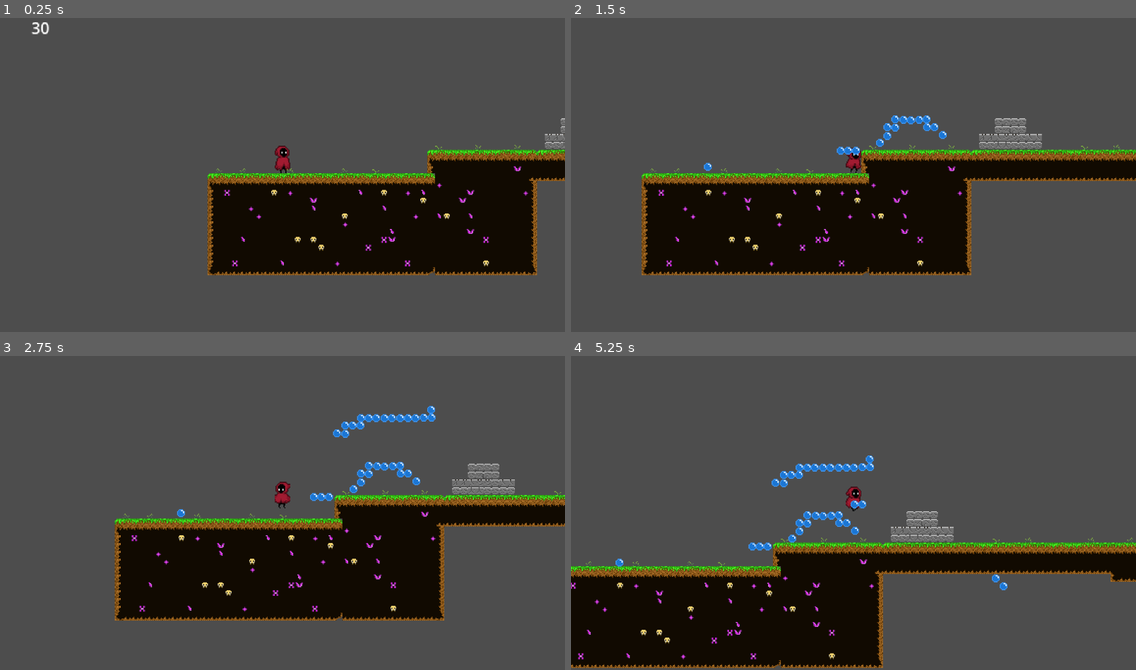
Above: before the commit, frames 1-4 (two rows, left to right).
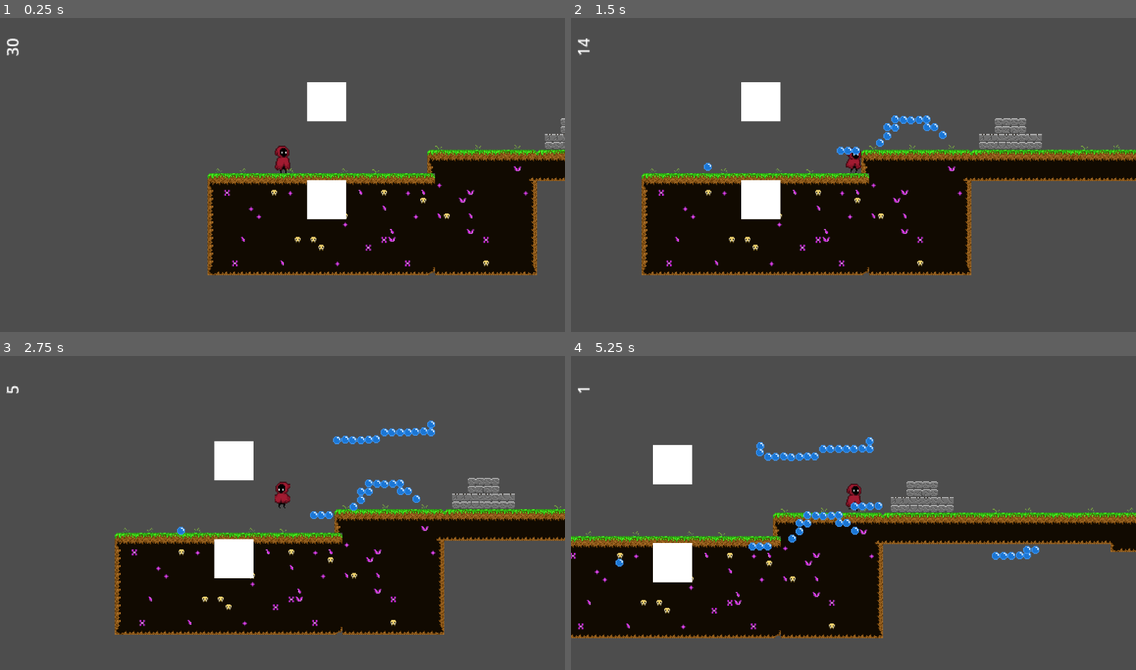
Above: after the commit, the same moments.

Repository: mehanix/bubblemancer
Game: Godot game, scene res://Scenes/Joc1.tscn
Two runs of this game, one before a commit and one after it. Both use one fixed random seed, a clock stepped at 60 frames per second and the inputs below.
Inputs (mouse positions are in pixels of both pictures, inside the frame that each line leads up to):
- Up to frame 1 (0.25 s): no input
- Up to frame 2 (1.5 s): move the mouse to (977, 156) at 0.52 s; press the mouse at (977, 156) at 0.53 s; hold D (MoveRight) from 0.53 s (still down); tap Space (Jump) at 0.77 s; move the mouse to (740, 187) at 1.27 s; release the mouse at (740, 187) at 1.28 s; click (740, 187) at 1.35 s
- Up to frame 3 (2.75 s): tap Space (Jump) at 1.52 s; move the mouse to (339, 440) at 2.02 s; release D (MoveRight) at 2.03 s; press the mouse at (339, 440) at 2.03 s; hold A (MoveLeft) from 2.03 s (still down)
- Up to frame 4 (5.25 s): move the mouse to (825, 575) at 2.77 s; release A (MoveLeft) at 2.78 s; release the mouse at (825, 575) at 2.78 s; hold D (MoveRight) 2.78-4.28 s; click (825, 575) at 2.85 s; tap Space (Jump) at 3.02, 3.77, 4.52 s; move the mouse to (1023, 560) at 3.52 s; press the mouse at (1023, 560) at 3.53 s; move the mouse to (684, 462) at 4.27 s; release the mouse at (684, 462) at 4.28 s; hold A (MoveLeft) 4.28-5.03 s; click (684, 462) at 4.35 s; move the mouse to (881, 509) at 5.02 s; press the mouse at (881, 509) at 5.03 s; hold D (MoveRight) from 5.03 s (still down)

The runs differ from the first frame. In frame 1, 2.0% of the frame differs, in the area x 1-62%, y 1-65%; in frame 2, 1.8%; in frame 3, 16%; in frame 4, 25%, in the area x 0-100%, y 10-100%.

Commit message:
my stuff

Diff:
--- a/bubblejam/Scenes/BubbleAnchor.tscn
+++ b/bubblejam/Scenes/BubbleAnchor.tscn
@@ -1,7 +1,3 @@
-[gd_scene load_steps=2 format=3 uid="uid://bs86rlsejhc3x"]
+[gd_scene format=3 uid="uid://bs86rlsejhc3x"]
 
-[ext_resource type="Script" path="res://Scripts/BubbleAnchor.gd" id="1_tgbam"]
-
-[node name="RigidBody2D" type="RigidBody2D"]
-gravity_scale = 0.005
-script = ExtResource("1_tgbam")
+[node name="Node2D" type="Node2D"]
--- a/bubblejam/Scenes/Joc1.tscn
+++ b/bubblejam/Scenes/Joc1.tscn
@@ -1,8 +1,9 @@
-[gd_scene load_steps=4 format=4 uid="uid://bpb0rduu14du2"]
+[gd_scene load_steps=5 format=4 uid="uid://bpb0rduu14du2"]
 
 [ext_resource type="Script" path="res://Scripts/BubbleSpawner.gd" id="1_hsobc"]
 [ext_resource type="PackedScene" uid="uid://cbxgienukfalo" path="res://Scenes/Player2.tscn" id="1_pwo17"]
 [ext_resource type="PackedScene" uid="uid://nqutqxgvc85n" path="res://Scenes/TileMap.tscn" id="3_n6bp8"]
+[ext_resource type="Script" path="res://Scripts/chunker.gd" id="4_4amxq"]
 
 [node name="Joc1" type="Node2D"]
 script = ExtResource("1_hsobc")
@@ -17,10 +18,7 @@
 [node name="Timer" type="Timer" parent="."]
 autostart = true
 
-[node name="ReservoirLabel" type="Label" parent="."]
-offset_left = -30.0
-offset_top = 279.0
-offset_right = 10.0
-offset_bottom = 302.0
+[node name="Node2D" type="Node2D" parent="."]
+script = ExtResource("4_4amxq")
 
 [connection signal="timeout" from="Timer" to="." method="_on_timer_timeout"]
--- a/bubblejam/Scenes/MagicBubble.tscn
+++ b/bubblejam/Scenes/MagicBubble.tscn
@@ -1,25 +1,31 @@
-[gd_scene load_steps=4 format=3 uid="uid://b166b5irjq0mx"]
+[gd_scene load_steps=5 format=3 uid="uid://b166b5irjq0mx"]
 
 [ext_resource type="Script" path="res://Scenes/magic_bubble.gd" id="1_ub4dq"]
 [ext_resource type="Texture2D" uid="uid://bl68snpi82s6u" path="res://assets/Ballonsheet-bubble_types.png" id="2_pcdtf"]
+[ext_resource type="Script" path="res://Scenes/bubbletimer.gd" id="3_gq5kk"]
 
 [sub_resource type="RectangleShape2D" id="RectangleShape2D_a1t3r"]
 size = Vector2(8, 8)
 
-[node name="CollisionShape2D" type="CollisionShape2D"]
-position = Vector2(-7, 8)
+[node name="RigidBody2D" type="RigidBody2D"]
+position = Vector2(-3, 2)
+gravity_scale = 0.005
+script = ExtResource("1_ub4dq")
+
+[node name="CollisionShape2D" type="CollisionShape2D" parent="."]
 shape = SubResource("RectangleShape2D_a1t3r")
 one_way_collision = true
-script = ExtResource("1_ub4dq")
 
-[node name="Sprite2D" type="Sprite2D" parent="."]
+[node name="Sprite2D" type="Sprite2D" parent="CollisionShape2D"]
 texture = ExtResource("2_pcdtf")
 region_enabled = true
 region_rect = Rect2(1.89091, 0.973325, 8.15273, 8.09998)
 
-[node name="Timer" type="Timer" parent="."]
+[node name="Timer" type="Timer" parent="CollisionShape2D"]
 wait_time = 10.0
 one_shot = true
 autostart = true
+script = ExtResource("3_gq5kk")
 
-[connection signal="timeout" from="Timer" to="." method="_on_timer_timeout"]
+[connection signal="timeout" from="CollisionShape2D/Timer" to="CollisionShape2D" method="_on_timer_timeout"]
+[connection signal="timeout" from="CollisionShape2D/Timer" to="CollisionShape2D/Timer" method="_on_timeout"]
--- a/bubblejam/Scenes/Player2.tscn
+++ b/bubblejam/Scenes/Player2.tscn
@@ -1,7 +1,8 @@
-[gd_scene load_steps=28 format=3 uid="uid://cbxgienukfalo"]
+[gd_scene load_steps=29 format=3 uid="uid://cbxgienukfalo"]
 
 [ext_resource type="Script" path="res://Scripts/player.gd" id="1_05rkr"]
 [ext_resource type="Texture2D" uid="uid://cnxn0nef7aecl" path="res://assets/AnimationSheet_Character.png" id="2_cbmg6"]
+[ext_resource type="Script" path="res://Scenes/reservoir_label.gd" id="3_v6tck"]
 
 [sub_resource type="RectangleShape2D" id="RectangleShape2D_uhkng"]
 size = Vector2(16, 28)
@@ -214,6 +215,13 @@
 rotation = -1.54749
 zoom = Vector2(2, 2)
 
+[node name="ReservoirLabel" type="Label" parent="Camera2D"]
+offset_left = 113.279
+offset_top = -289.719
+offset_right = 153.279
+offset_bottom = -266.719
+script = ExtResource("3_v6tck")
+
 [node name="CoyoteTimer" type="Timer" parent="."]
 
 [connection signal="timeout" from="CoyoteTimer" to="." method="Coyote_Timeout"]
--- /dev/null
+++ b/bubblejam/Scenes/bubbletimer.gd
@@ -0,0 +1,17 @@
+extends Timer
+
+
+# Called when the node enters the scene tree for the first time.
+func _ready() -> void:
+	pass # Replace with function body.
+
+
+# Called every frame. 'delta' is the elapsed time since the previous frame.
+func _process(delta: float) -> void:
+	pass
+
+
+func _on_timeout() -> void:
+	print("rip")
+	get_parent().queue_free()
+	pass # Replace with function body.
--- /dev/null
+++ b/bubblejam/Scenes/chunk.tscn
@@ -0,0 +1,12 @@
+[gd_scene load_steps=2 format=3 uid="uid://cbvrki51n7dn3"]
+
+[sub_resource type="CanvasTexture" id="CanvasTexture_t4exu"]
+
+[node name="Chunk" type="Node2D"]
+
+[node name="TextureRect" type="TextureRect" parent="."]
+offset_left = 1.0
+offset_top = -4.0
+offset_right = 41.0
+offset_bottom = 36.0
+texture = SubResource("CanvasTexture_t4exu")
--- a/bubblejam/Scenes/magic_bubble.gd
+++ b/bubblejam/Scenes/magic_bubble.gd
@@ -1,15 +1,24 @@
-extends CollisionShape2D
+extends RigidBody2D
 
 
 var textureRegion
+var isNew = true
 # Called when the node enters the scene tree for the first time.
 func _ready() -> void:
-	$Ray
 	pass # Replace with function body.
 
 
 # Called every frame. 'delta' is the elapsed time since the previous frame.
 func _process(delta: float) -> void:
+	var is_frozen = is_freeze_enabled()
+	if Global.GameMode == Global.PlayMode:
+		if is_frozen:
+			set_freeze_enabled(false)
+			isNew = false
+	else:
+		if !is_frozen:
+			if isNew == true:
+				set_freeze_enabled(true)
 	pass
 
 
--- /dev/null
+++ b/bubblejam/Scenes/reservoir_label.gd
@@ -0,0 +1,12 @@
+extends Label
+
+
+# Called when the node enters the scene tree for the first time.
+func _ready() -> void:
+	pass # Replace with function body.
+
+
+# Called every frame. 'delta' is the elapsed time since the previous frame.
+func _process(delta: float) -> void:
+	text = str(Global.BubbleReservoir)
+	pass
--- a/bubblejam/Scripts/BubbleSpawner.gd
+++ b/bubblejam/Scripts/BubbleSpawner.gd
@@ -10,7 +10,6 @@
 
 # Called every frame. 'delta' is the elapsed time since the previous frame.
 func _process(delta: float) -> void:
-	$ReservoirLabel.text = str(Global.BubbleReservoir)
 	var mouse = get_global_mouse_position()
 	if Input.is_action_just_pressed("click"):
 		Global.GameMode = Global.DrawMode
--- a/bubblejam/Scripts/Global.gd
+++ b/bubblejam/Scripts/Global.gd
@@ -5,6 +5,6 @@
 var GameMode = PlayMode
 
 const BUBBLE_MAX_CAPACITY = 30
-const BUBBLE_RECHARGE_RATE = 2 # per second
+const BUBBLE_RECHARGE_RATE = 5 # per second
 
 var BubbleReservoir = BUBBLE_MAX_CAPACITY
--- /dev/null
+++ b/bubblejam/Scripts/chunker.gd
@@ -0,0 +1,61 @@
+extends Node
+#chunky chonky chunker
+const DIFFICULTY_V_EASY = 0
+const DIFFICULTY_EASY = 1
+const DIFFICULTY_MEDIUM = 2
+const DIFFICULTY_HIGH = 3
+
+const CHUNK_TYPE_1 = 0
+const CHUNK_TYPE_2 = 1
+const CHUNK_TYPE_3 = 2
+
+const CHUNK_HEIGHT = 100
+# TODO FILL IN BY BOGDAN
+const tutorial_chunks = [
+	preload("res://Scenes/chunk.tscn"),
+	preload("res://Scenes/chunk.tscn"),
+
+]
+
+const chunks = [
+	# V EASY CHUNKS
+	[
+		preload("res://Scenes/chunk.tscn"),
+		preload("res://Scenes/chunk.tscn"),
+		preload("res://Scenes/chunk.tscn"),
+	],
+	# EASY CHUNKS
+	[
+		preload("res://Scenes/chunk.tscn"),
+		preload("res://Scenes/chunk.tscn"),
+		preload("res://Scenes/chunk.tscn"),
+	],
+	# MEDIUM CHUNKS
+	[
+		preload("res://Scenes/chunk.tscn"),
+		preload("res://Scenes/chunk.tscn"),
+		preload("res://Scenes/chunk.tscn"),
+	],
+	# HARD CHUNKS
+	[
+		preload("res://Scenes/chunk.tscn"),
+		preload("res://Scenes/chunk.tscn"),
+		preload("res://Scenes/chunk.tscn"),
+	]
+	]
+# Called when the node enters the scene tree for the first time.
+func _ready() -> void:
+	# load tutorial chunks
+	var y = 450
+	for chunk_scene in tutorial_chunks:
+		var chunk = chunk_scene.instantiate()
+		chunk.position = Vector2(250, y)
+
+		add_child(chunk)
+		y -= CHUNK_HEIGHT
+	pass # Replace with function body.
+
+
+# Called every frame. 'delta' is the elapsed time since the previous frame.
+func _process(delta: float) -> void:
+	pass
